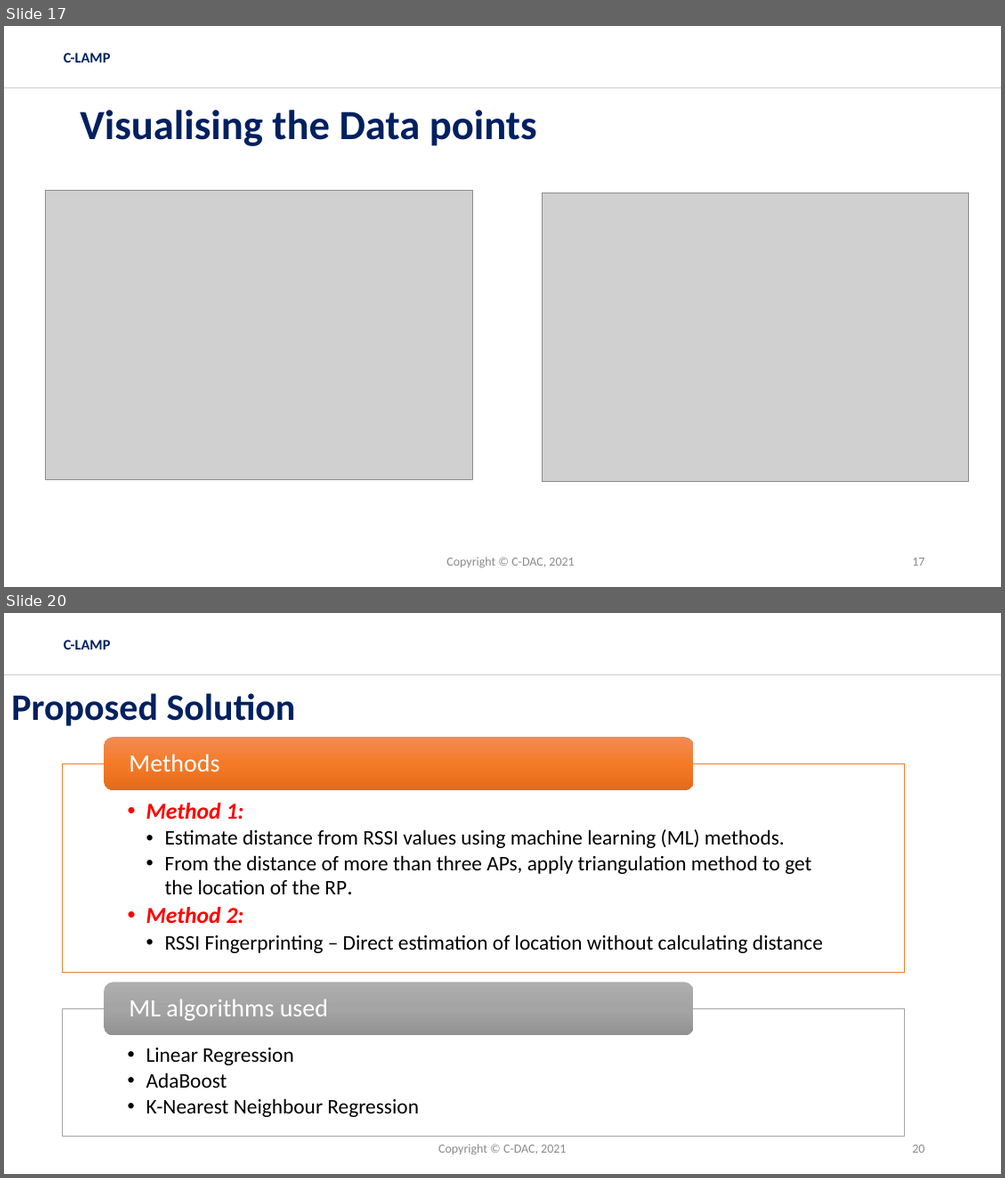
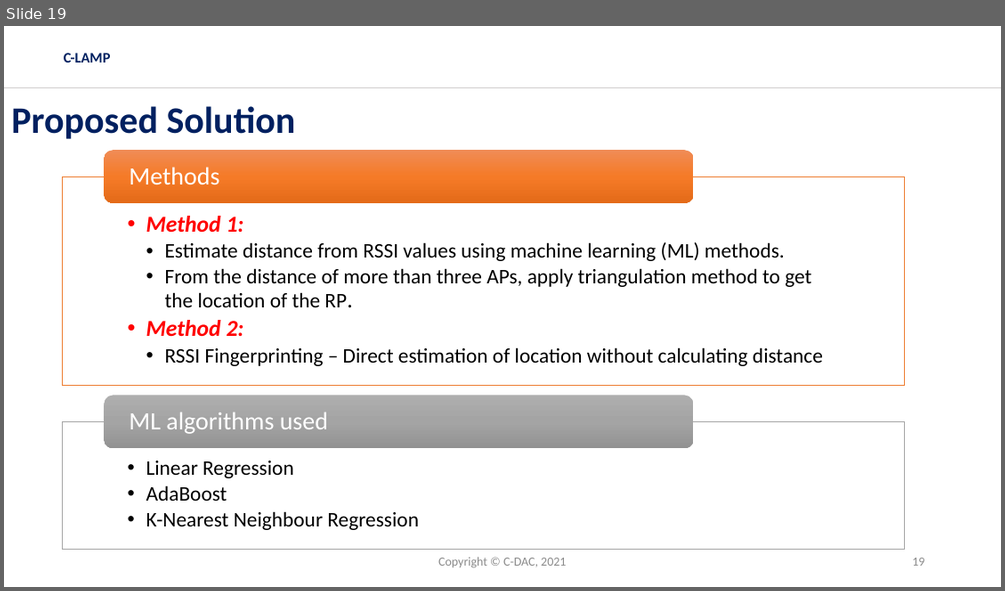
Before and after one commit to ITU-AI-ML-in-5G-Challenge/CLAMP-ML5G-PS-016, a slide deck: ITUT-5G-AIML-GrandFinale-CLAMP.pptx. Shown one above the other, each under a label of ours: slides 17 and 20 before the commit, slide 19 after it; the slides between them are not shown. The pictures are 1005x1178 and 1005x591 pixels, drawn with LibreOffice and Linux fonts; fonts in the diff are those of the drawing; grey boxes stand for pictures; background and template pictures are left out. Boxes give left, top, right and bottom in pixels: in the first picture for what was removed or moved away, otherwise in the second. Text is boxed around its words. In the diff, an @@ line names an element or a change of style, - is before the commit and + after.

```diff
--- a/ITUT-5G-AIML-GrandFinale-CLAMP.pptx
+++ b/ITUT-5G-AIML-GrandFinale-CLAMP.pptx
@@ slide 17 removed at <box>4,26,1001,587</box>, background #FFFFFF; not listed: 2 template elements that a slide beside it also shows @@
@@ title removed at <box>80,110,537,146</box> @@
-Visualising the Data points
@@ picture removed at <box>46,191,473,479</box> @@
@@ picture removed at <box>542,192,969,482</box> @@
@@ text removed at <box>446,556,574,568</box> @@
-Copyright © C-DAC, 2021
@@ page number removed at <box>912,557,924,565</box> @@
-17
@@ what was slide 20 is now slide 19 @@
@@ page number at <box>912,557,924,565</box>: text changed @@
-20
+19
```
Also in this commit, not shown: 12 slides changed.
